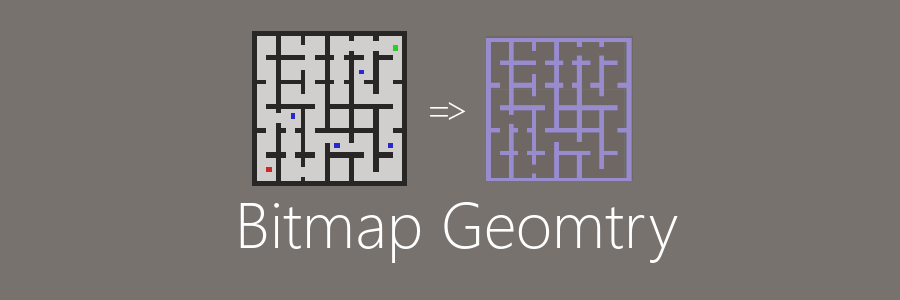
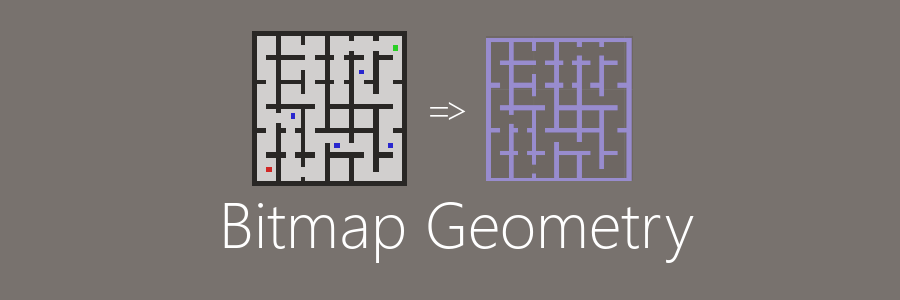
Layers edited between the first and the second (900, 300) image:
renamed "Bitmap Geomtry" to "Bitmap Geometry", painted on it over [224, 202, 694, 263]
